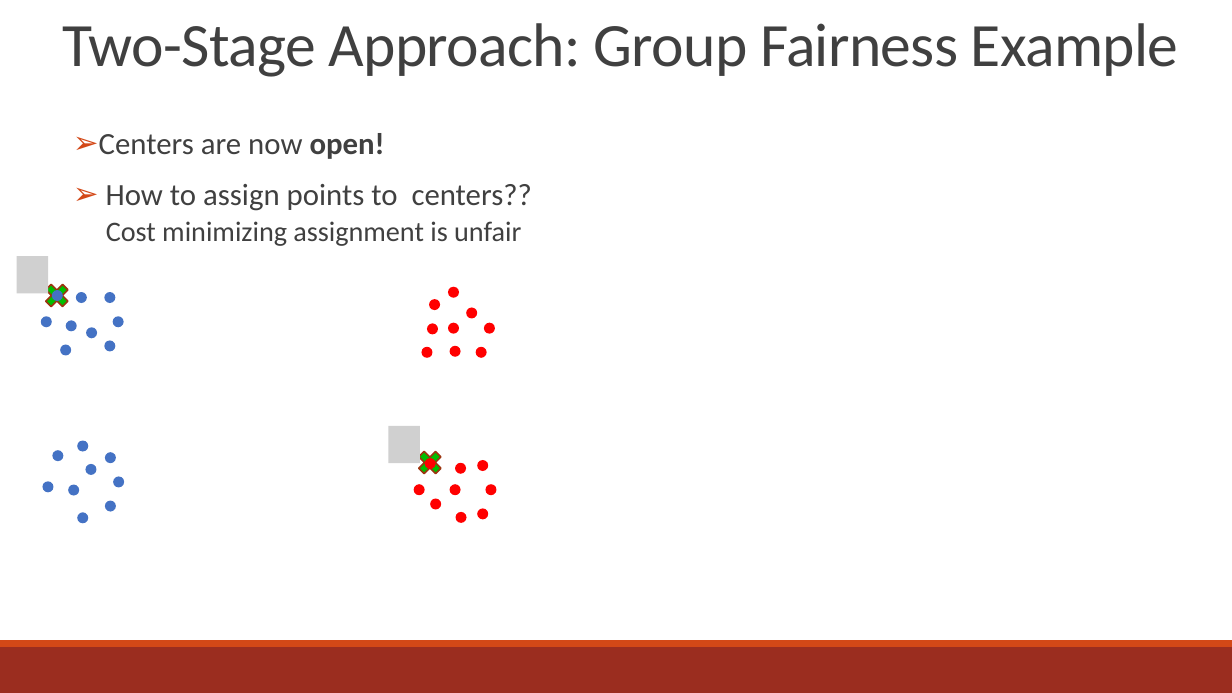
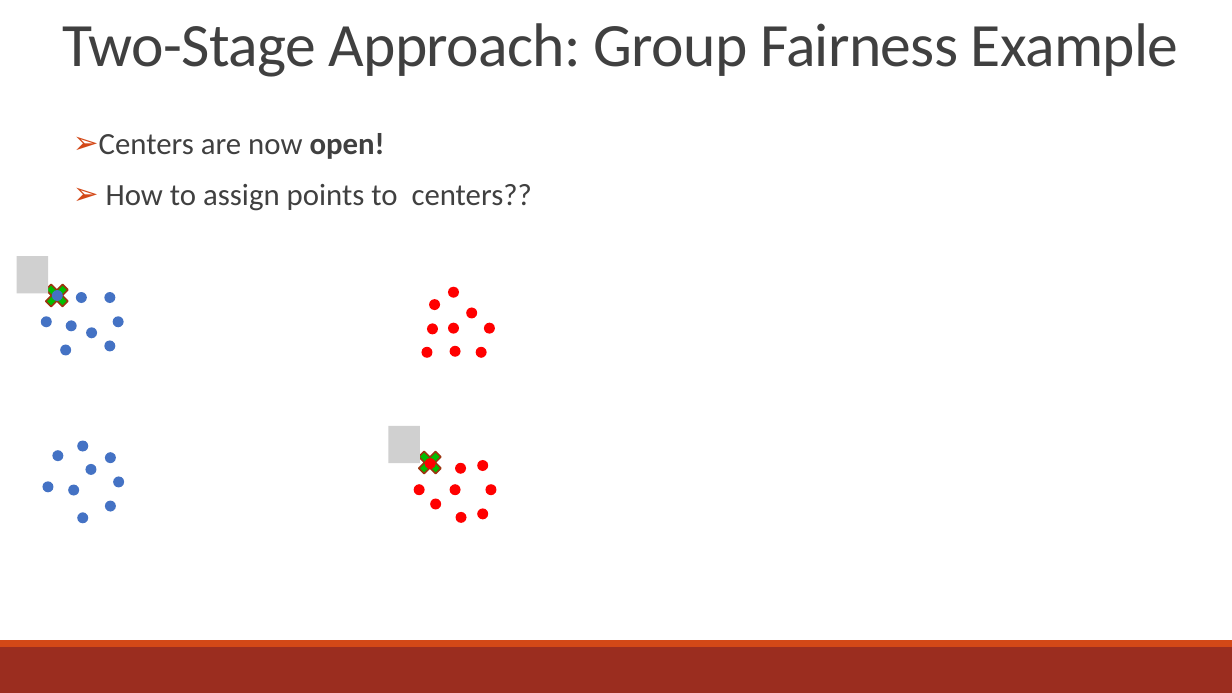
Before and after one commit to faircluster/faircluster.github.io, a slide deck: slide 9 of files/fair-clustering-tutorial-aaai22-slides4.pptx (slide 8 before the commit). Drawn at 1232x693 pixels with LibreOffice and Linux fonts; fonts in the diff are those of the drawing; grey boxes stand for pictures. Boxes give left, top, right and bottom in pixels: in the first picture for what was removed or moved away, otherwise in the second. Text is boxed around its words. In the diff, an @@ line names an element or a change of style, - is before the commit and + after.

```diff
--- a/files/fair-clustering-tutorial-aaai22-slides4.pptx
+++ b/files/fair-clustering-tutorial-aaai22-slides4.pptx
@@ text at bbox=[106, 221, 521, 246]: paragraph removed @@
-  Cost minimizing assignment is unfair
```
Also in this commit, not shown: 3 other slides changed, 4 slides added, 1 slide removed, 6 other files.
